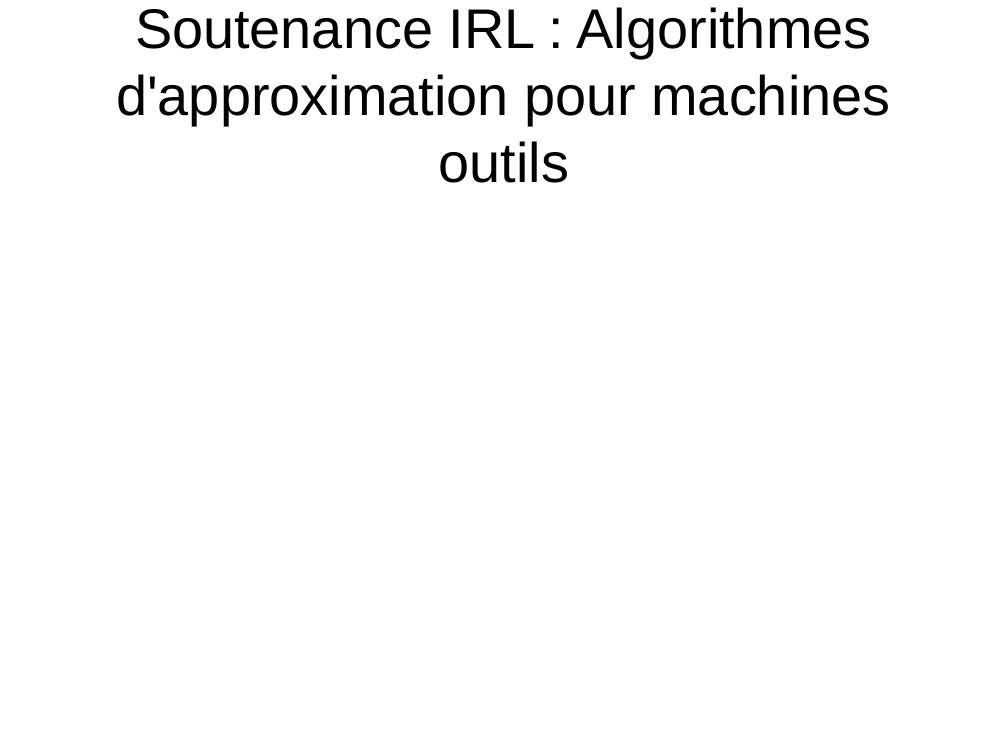
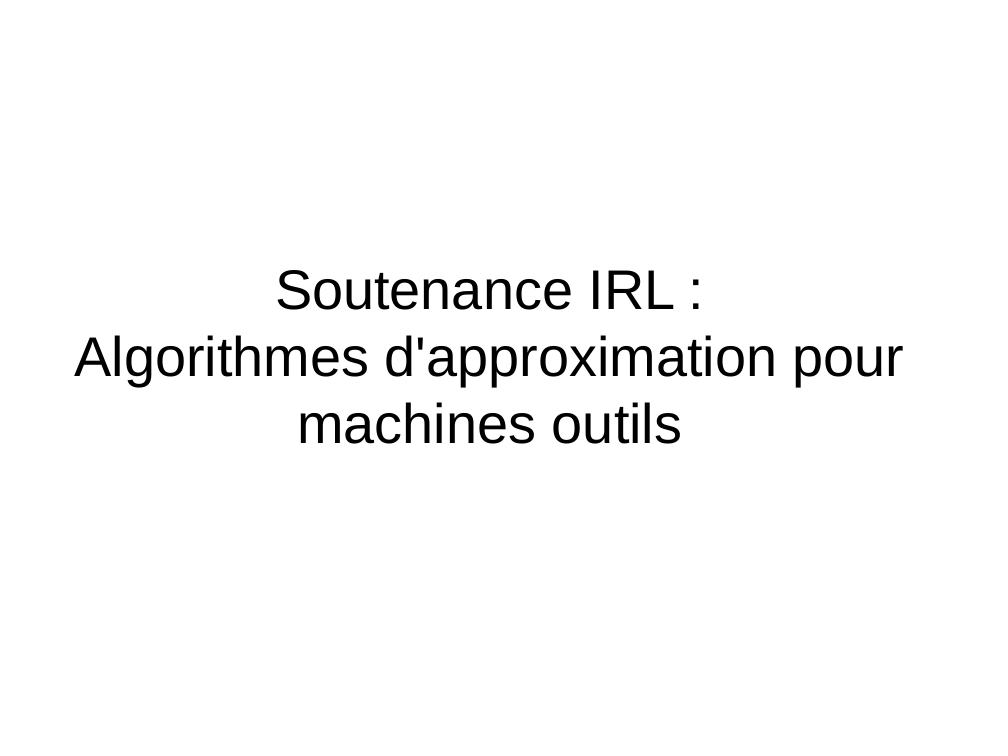
Before and after one commit to wagnerf42/Jimn, a slide deck: slide 1 of soutenance/soutenance.odp. Drawn at 1008x756 pixels with LibreOffice and Linux fonts; fonts in the diff are those of the drawing. Boxes give left, top, right and bottom in pixels: in the first picture for what was removed or moved away, otherwise in the second. Text is boxed around its words. In the diff, an @@ line names an element or a change of style, - is before the commit and + after.

```diff
--- a/soutenance/soutenance.odp
+++ b/soutenance/soutenance.odp
@@ title "Soutenance IRL : Algorithmes d'approximation ..." rewrapped from <box>116,7,890,183</box> to <box>74,270,905,444</box> @@
```
Also in this commit, not shown: 1 slide added, 1 slide removed.
